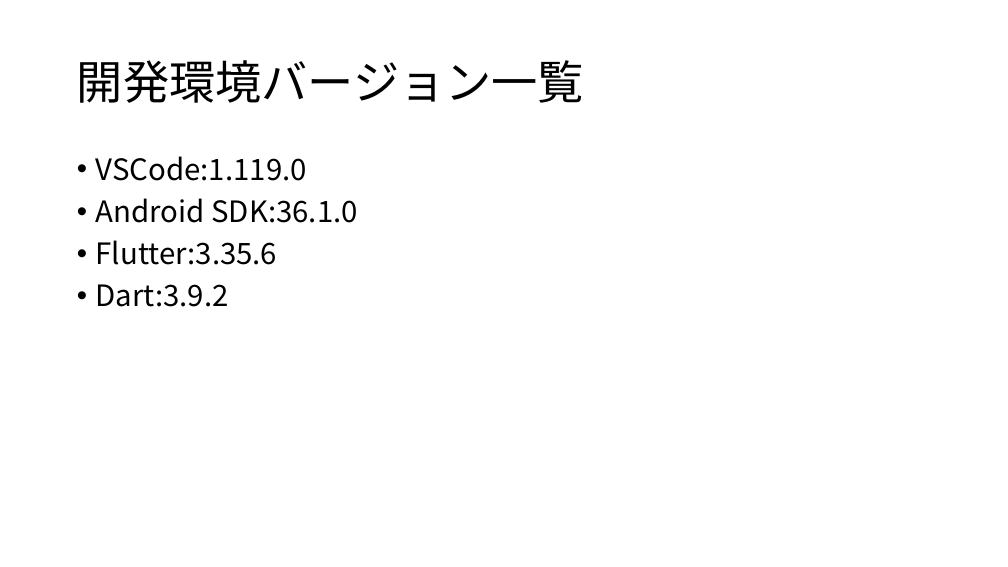
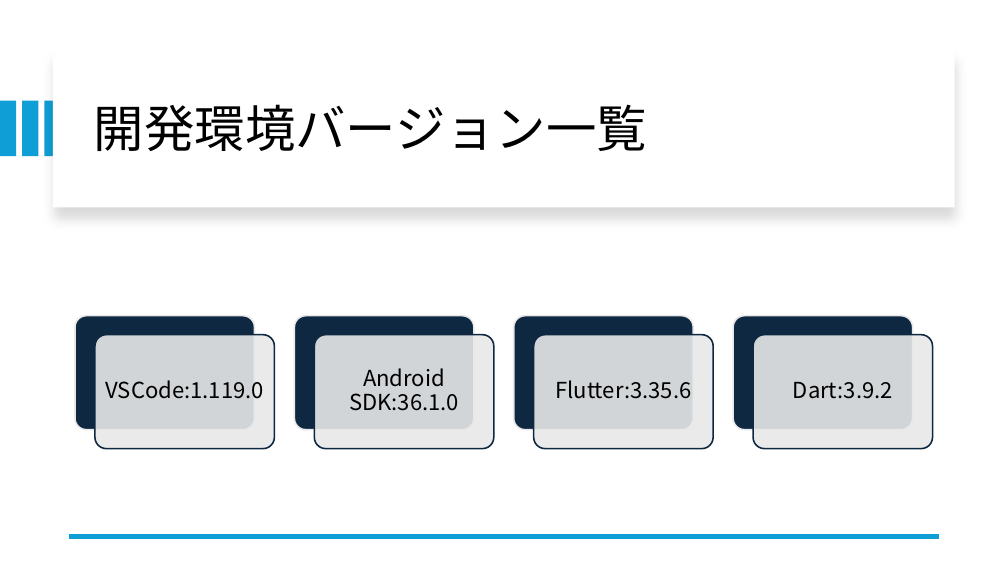
Before and after one commit to LXirgil/IS, a slide deck: slide 5 of IdeaStream_updated.pptx (slide 4 before the commit). Drawn at 1008x567 pixels with LibreOffice and Linux fonts; fonts in the diff are those of the drawing. Boxes give left, top, right and bottom in pixels: in the first picture for what was removed or moved away, otherwise in the second. Text is boxed around its words. In the diff, an @@ line names an element or a change of style, - is before the commit and + after.

Commit message:
スライド追加　開発環境の復習とデバッグ作業での更新
スライドに機能一覧と企画概要を追加した。アプリが正常に実行できるか試行し、ページの追加やファイル更新をした。

```diff
--- a/IdeaStream_updated.pptx
+++ b/IdeaStream_updated.pptx
@@ rectangle added at (53,51,955,207), fill #FFFFFF @@
@@ title "開発環境バージョン一覧": place and size @@
-title "開発環境バージョン一覧" at (77,60,584,103)
+title "開発環境バージョン一覧" at (94,104,647,151)
@@ title "開発環境バージョン一覧" at (94,104,647,151): size 44 to 48 pt @@
@@ rectangle added at (0,101,16,157), fill #0F9ED5 @@
@@ rectangle added at (22,101,38,157), fill #0F9ED5 @@
@@ rectangle added at (45,101,60,157), fill #0F9ED5 @@
@@ text removed at (96,156,357,307) @@
-• VSCode:1.119.0
-• Android SDK:36.1.0
-• Flutter:3.35.6
-• Dart:3.9.2
@@ group added at (75,316,932,449): 8 rounded rectangles, 4 texts @@
+VSCode:1.119.0
+Android SDK:36.1.0
+Flutter:3.35.6
+Dart:3.9.2
@@ line added from (939, 536) to (70, 536), #0F9ED5 4.5 pt @@
```
Also in this commit, not shown: 2 other slides changed, 1 slide added, 2 slides removed, 16 other files.
